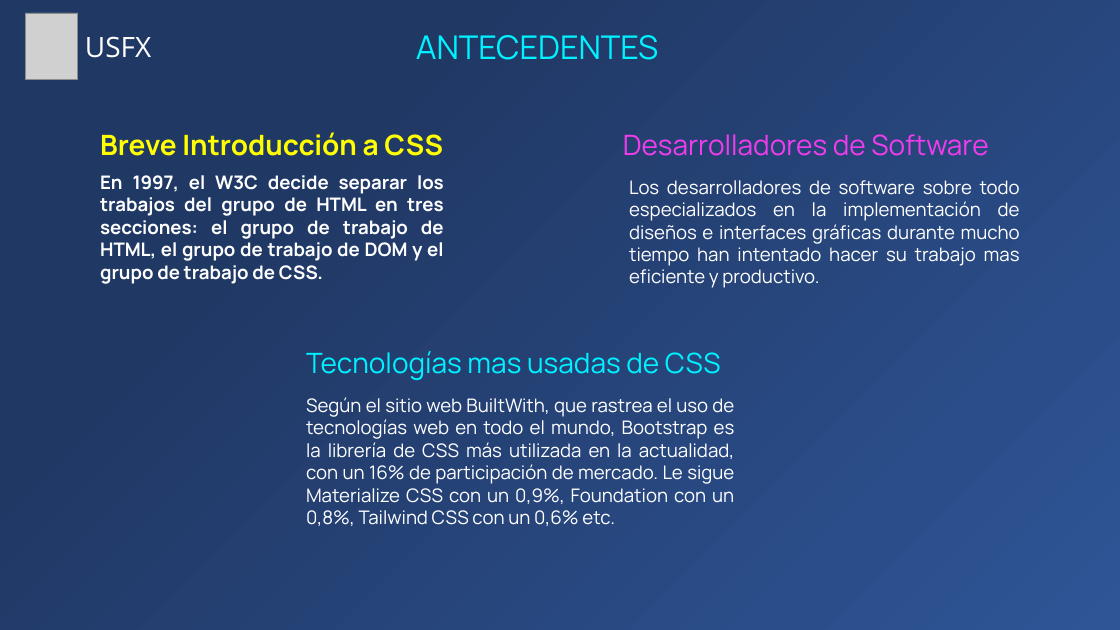
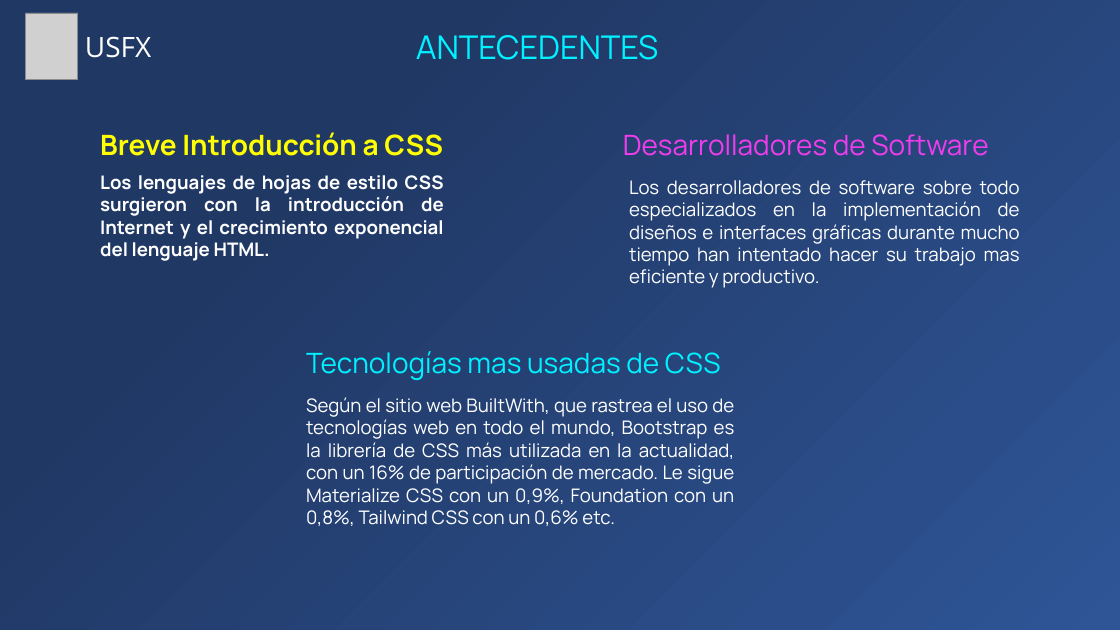
Before and after one commit to Zelechos/Generador-Css, a slide deck: slide 3 of documents/Presentación de Perfil - Modelo Generador CSS.pptx. Drawn at 1120x630 pixels with LibreOffice and Linux fonts; fonts in the diff are those of the drawing; grey boxes stand for pictures. Boxes give left, top, right and bottom in pixels: in the first picture for what was removed or moved away, otherwise in the second. Text is boxed around its words. In the diff, an @@ line names an element or a change of style, - is before the commit and + after.

```diff
--- a/documents/Presentación de Perfil - Modelo Generador CSS.pptx
+++ b/documents/Presentación de Perfil - Modelo Generador CSS.pptx
@@ text at (x1=100, y1=175, x2=444, y2=261): text changed @@
-En 1997, el W3C decide separar los trabajos del grupo de HTML en tres secciones: el grupo de trabajo de HTML, el grupo de trabajo de DOM y el grupo de trabajo de CSS.
+Los lenguajes de hojas de estilo CSS surgieron con la introducción de Internet y el crecimiento exponencial del lenguaje HTML.
```
Also in this commit, not shown: 16 other slides changed, 1 slide added, 7 slides removed, 1 other file.
